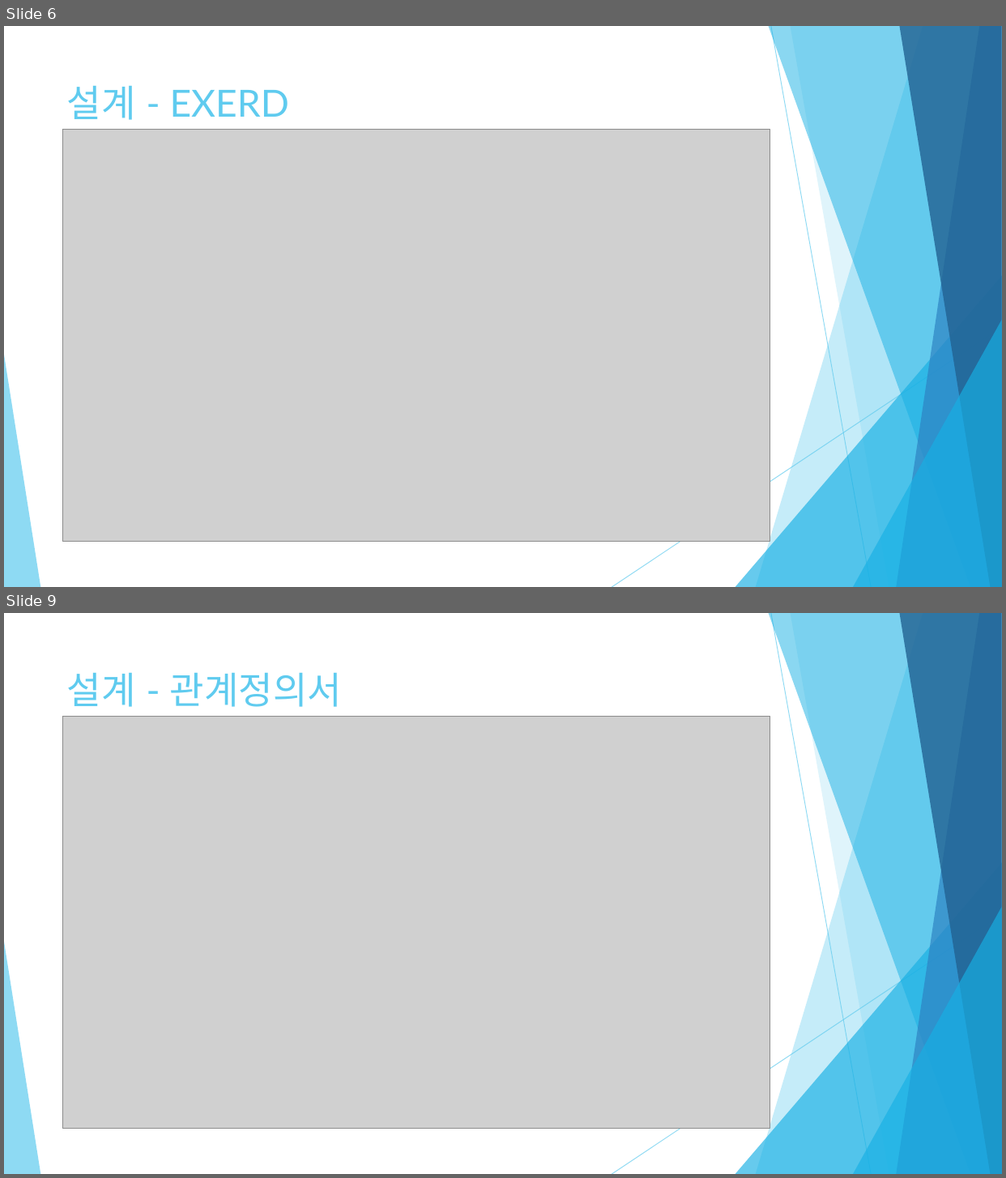
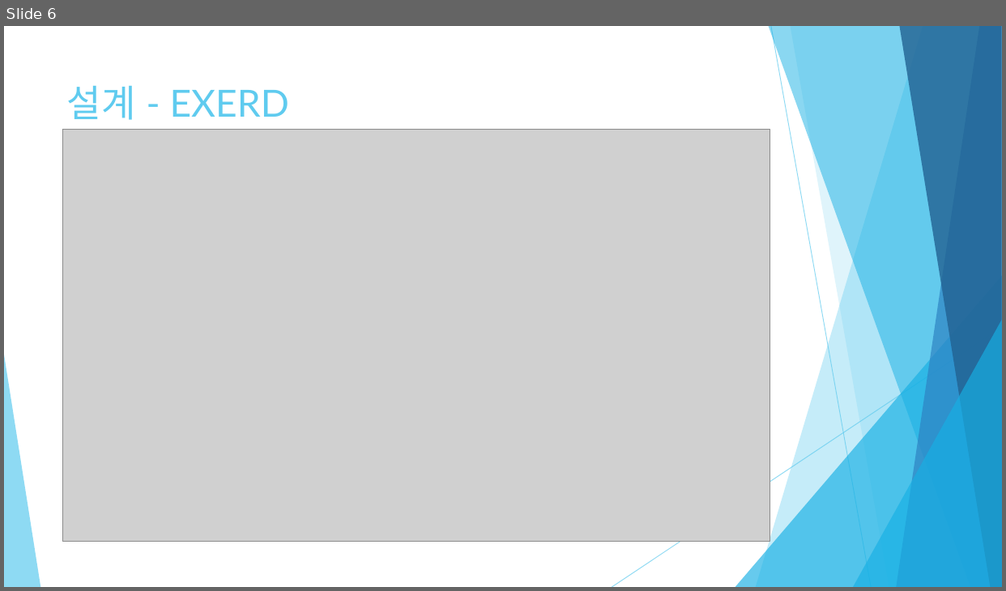
Before and after one commit to mywns123/project_yeop, a slide deck: document/세탁물 주문 관리_임준엽.pptx. Shown one above the other, each under a label of ours: slides 6 and 9 before the commit, slide 6 after it; the slides between them are not shown. The pictures are 1006x1178 and 1006x591 pixels, drawn with LibreOffice and Linux fonts; fonts in the diff are those of the drawing; grey boxes stand for pictures. Boxes give left, top, right and bottom in pixels: in the first picture for what was removed or moved away, otherwise in the second. Text is boxed around its words. In the diff, an @@ line names an element or a change of style, - is before the commit and + after.

```diff
--- a/document/세탁물 주문 관리_임준엽.pptx
+++ b/document/세탁물 주문 관리_임준엽.pptx
@@ slide 9 removed at [4,613,1002,1174], background #FFFFFF; not listed: 10 template elements that a slide beside it also shows @@
@@ title removed at [67,673,343,707] @@
-설계 - 관계정의서
@@ picture removed at [63,717,770,1129] @@
```
Also in this commit, not shown: 19 slides changed, 5 other slides removed, 4 other files.
